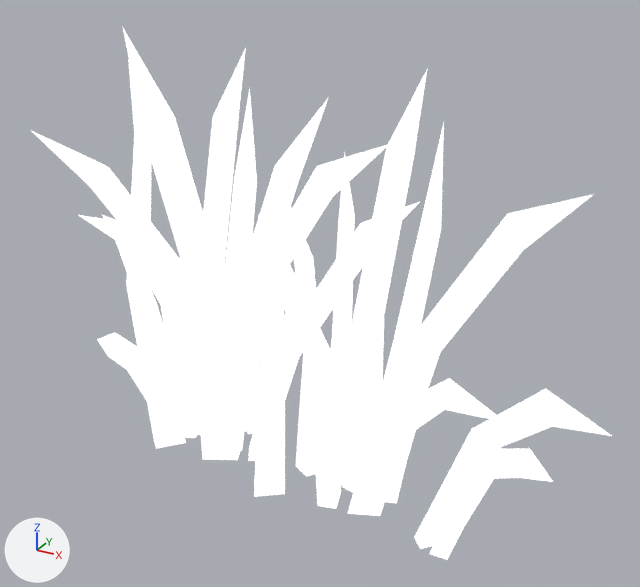
The glTF model public/siege/scifi/dark_SM_Plant_Grass_01.gltf, before and after one commit.
One viewpoint serves both versions: a 50 mm camera at (0.643, -1.018, 0.849) aimed at (0.083, 0.001, 0.34). Arrows for +X, +Y and +Z are at lower left; the lights stay in place. The older version comes first. Where no turn or scale is listed for an object, it has been applied to the vertices.

Names of what the first picture shows: 'SM_Plant_Grass_01'.
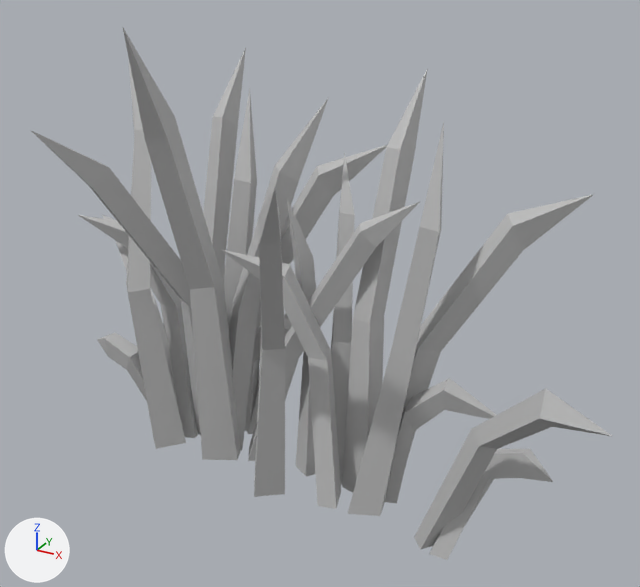
The change, as a diff of the scene's bpy script:
```diff
--- a/public/siege/scifi/dark_SM_Plant_Grass_01.gltf.py
+++ b/public/siege/scifi/dark_SM_Plant_Grass_01.gltf.py
@@ mat_mat_01a @@
 n0 = _N.new('ShaderNodeBsdfPrincipled'); n0.name = 'Principled BSDF'
 n0.inputs[2].default_value = 0.553  # 'Roughness'
-n0.inputs[28].default_value = 1.0  # 'Emission Strength'
 n1 = _N.new('ShaderNodeOutputMaterial'); n1.name = 'Material Output'
```

Location of each change, (x1, y1, x2, y2) in pixels of the pictures (640 x 587 px):
'SM_Plant_Grass_01', surface changed (white to grey): (30, 26, 612, 560) in both
